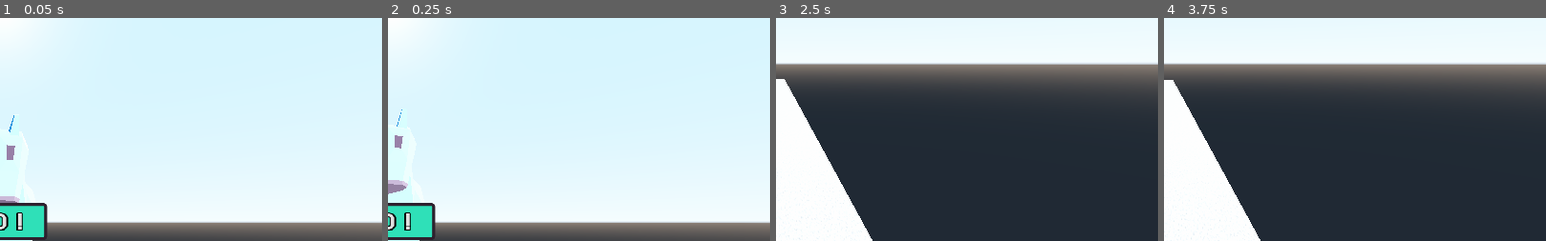
Above: before the commit, frames 1-4 (left to right).
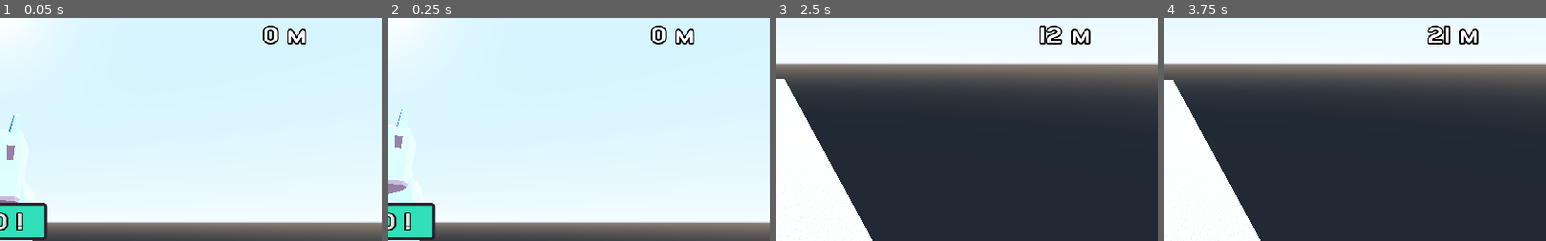
Above: after the commit, the same moments.

Repository: sparkoo/Kvalfors
Game: Godot game, scene res://Gui/MainMenu.tscn
Same seed, same stepped clock (60 frames per second), same inputs: the game is played once before the commit and once after it.
Inputs:
- Up to frame 1 (0.05 s): no input
- Up to frame 2 (0.25 s): no input
- Up to frame 3 (2.5 s): click "GO !" at 0.5 s; hold Right (right) 1.28-2.03 s; tap Down (slide) at 1.35, 2.1 s; tap Up (jump) at 1.52, 2.27 s; hold Left (left) from 2.03 s (still down)
- Up to frame 4 (3.75 s): release Left (left) at 2.78 s; hold Right (right) from 2.78 s (still down); tap Down (slide) at 2.85, 3.6 s
The pictures show only the part of the screen within x 50-100%, y 4-54%; the shares and areas given below are measured in that part.

The runs differ from the first frame. In frame 1, 0.6% of the frame differs, in the area x 68-81%, y 3-12%; in frame 2, 0.6%; in frame 3, 0.5%; in frame 4, 0.5%.

Commit message:
ingame gui, show distance

Diff:
--- /dev/null
+++ b/Gui/PlayGui.gd
@@ -0,0 +1,4 @@
+extends Control
+
+func playerDistanceUpdate(distance):
+	$Distance.text = "%s m" % int(distance)
--- /dev/null
+++ b/Gui/PlayGui.tscn
@@ -0,0 +1,27 @@
+[gd_scene load_steps=3 format=2]
+
+[ext_resource path="res://Gui/Theme.tres" type="Theme" id=1]
+[ext_resource path="res://Gui/PlayGui.gd" type="Script" id=2]
+
+[node name="PlayGui" type="Control" groups=[
+"player",
+]]
+anchor_right = 1.0
+anchor_bottom = 1.0
+theme = ExtResource( 1 )
+script = ExtResource( 2 )
+__meta__ = {
+"_edit_use_anchors_": false
+}
+
+[node name="Distance" type="Label" parent="."]
+anchor_left = 1.0
+anchor_right = 1.0
+margin_left = -159.0
+margin_top = 32.0
+margin_right = -102.0
+margin_bottom = 65.0
+text = "0 m"
+__meta__ = {
+"_edit_use_anchors_": false
+}
--- a/Levels/LevelEndless.gd
+++ b/Levels/LevelEndless.gd
@@ -14,7 +14,6 @@
 	cleanup()
 
 func generateNext():
-	print("generating")
 	var nextBlock: StaticBody = load("res://LevelBits/RoadBlock.tscn").instance()
 	roadBlocks.add_child(nextBlock)
 	nextBlock.translate($Env/NextPosition.translation)
--- a/Levels/LevelTemplate.tscn
+++ b/Levels/LevelTemplate.tscn
@@ -1,8 +1,9 @@
-[gd_scene load_steps=4 format=2]
+[gd_scene load_steps=5 format=2]
 
 [ext_resource path="res://Gui/GameOver.tscn" type="PackedScene" id=1]
 [ext_resource path="res://Player/Player.tscn" type="PackedScene" id=2]
 [ext_resource path="res://Levels/LevelTemplate.gd" type="Script" id=3]
+[ext_resource path="res://Gui/PlayGui.tscn" type="PackedScene" id=4]
 
 [node name="LevelTemplate" type="Spatial" groups=[
 "game",
@@ -20,5 +21,10 @@
 [node name="Obstacles" type="Node" parent="."]
 
 [node name="GameOver" parent="." instance=ExtResource( 1 )]
+visible = false
 
 [node name="Player" parent="." instance=ExtResource( 2 )]
+
+[node name="CanvasLayer" type="CanvasLayer" parent="."]
+
+[node name="PlayGui" parent="CanvasLayer" instance=ExtResource( 4 )]
--- a/Player/Player.gd
+++ b/Player/Player.gd
@@ -17,8 +17,12 @@
 var playerState = PlayerState.IDLE
 var playerActiveState = PlayerActiveState.RUNNING
 
+var distance = 0.0
+var lastKnownPosition: Vector3
+
 func _ready():
 	run()
+	lastKnownPosition = translation
 
 func _physics_process(delta):
 	if playerState == PlayerState.RUNNING:
@@ -38,7 +42,13 @@
 
 		motion.z = SPEED
 		move_and_slide(motion)
+		updateDistance()
 
+
+func updateDistance():
+	distance += lastKnownPosition.distance_to(translation)
+	lastKnownPosition = translation
+	get_tree().call_group("player", "playerDistanceUpdate", distance)
 
 func run():
 	playerState = PlayerState.RUNNING
--- a/project.godot
+++ b/project.godot
@@ -32,7 +32,6 @@
 
 [display]
 
-window/size/resizable=false
 window/handheld/orientation="portrait"
 
 [input]
